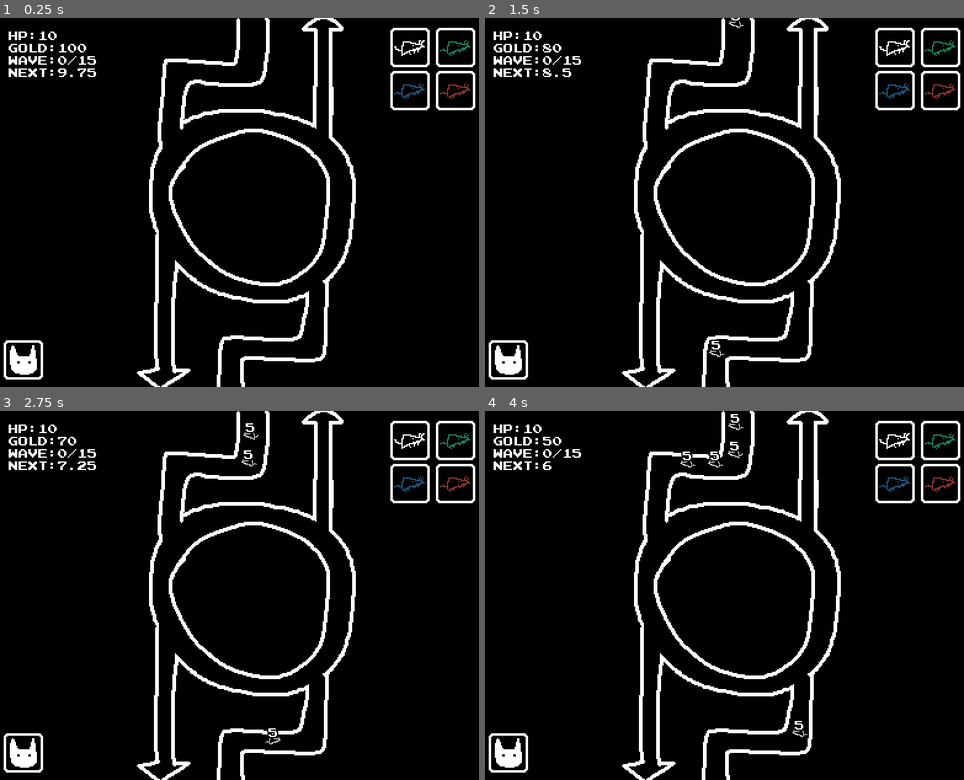
Above: before the commit, frames 1-4 (two rows, left to right).
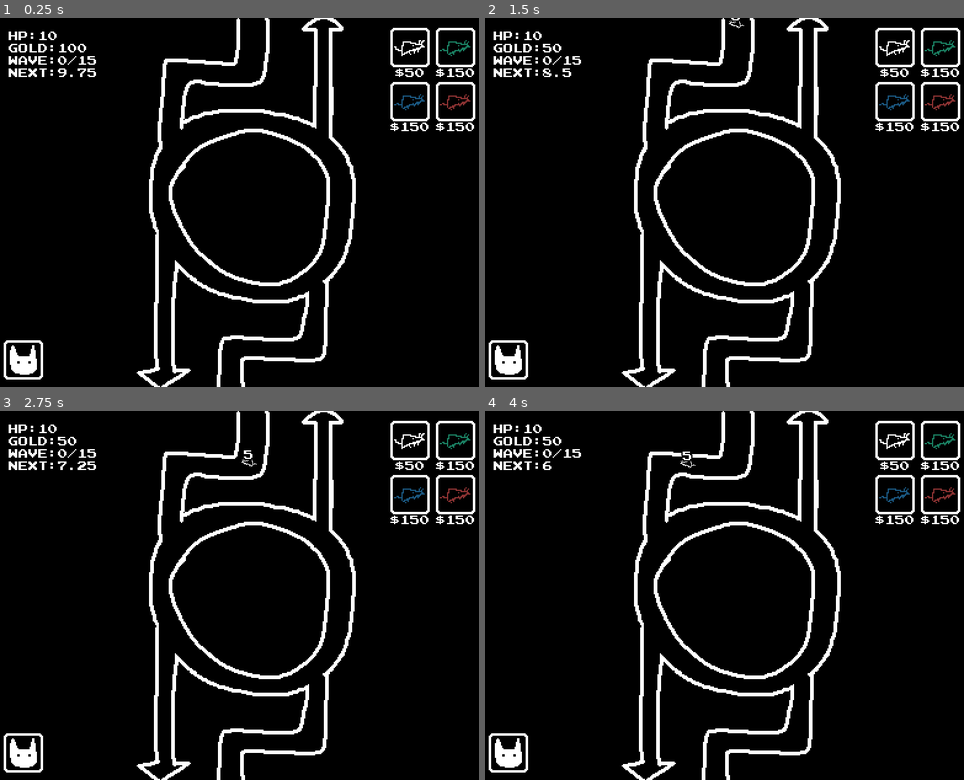
Above: after the commit, the same moments.

Repository: andymjchang/gmtk-2023
Game: Godot game, scene res://Scenes/Main.tscn
Two runs of this game, one before a commit and one after it. Both use one fixed random seed, a clock stepped at 60 frames per second and the inputs below.
Inputs (mouse positions are in pixels of both pictures, inside the frame that each line leads up to):
- Up to frame 1 (0.25 s): no input
- Up to frame 2 (1.5 s): tap Enter at 0.5 s; move the mouse to (508, 361) at 0.52 s; click (508, 361) at 0.6 s; move the mouse to (896, 47) at 1.27 s; click (896, 47) at 1.35 s
- Up to frame 3 (2.75 s): move the mouse to (455, 440) at 2.02 s; click (455, 440) at 2.1 s
- Up to frame 4 (4 s): move the mouse to (896, 484) at 2.77 s; click (896, 484) at 2.85 s; move the mouse to (940, 484) at 3.52 s; click (940, 484) at 3.6 s

The runs differ from the first frame. In frame 1, 1.0% of the frame differs, in the area x 81-100%, y 13-31%; in frame 2, 1.0%; in frame 3, 1.1%; in frame 4, 1.1%, in the area x 46-100%, y 0-89%.

Commit message:
dynamic pricing

Diff:
--- a/Objects/PlacementDetector.gd
+++ b/Objects/PlacementDetector.gd
@@ -8,7 +8,6 @@
 	if Input.is_action_just_pressed("mouse_left") and clickable:
 		clickable = false
 		emit_signal("pressed")
-		print("pressed " + str(detectorIndex))
 		$Sprite.visible = true
 		$Timer.start()
 
--- a/Objects/TestUnit.gd
+++ b/Objects/TestUnit.gd
@@ -11,6 +11,9 @@
 func _ready():
 	$Sprite2D.speed_scale = rand_range(0.8, 1.2)
 	last_position = global_position
+
+func initialize():
+	pass
 
 func _process(delta):
 	# check for death
--- a/Scenes/Main.gd
+++ b/Scenes/Main.gd
@@ -40,16 +40,19 @@
 	print(towerNode.name + "dmg + 1")
 	towerNode.bulletDmg += 1
 
-func place_unit(track):
-	if playerGold >= 10:
+func place_unit(track, p_cost):
+	if playerGold >= p_cost:
 		track.add_child(unitScene.instance())
-		playerGold -= 10
-
-func _on_PlacementDetector_pressed():
-	place_unit($Track1)
-
-func _on_PlacementDetector2_pressed():
-	place_unit($Track2)
+		playerGold -= p_cost
 
 func _on_WaveTimer_timeout():
 	new_wave()
+
+func _on_RatButton1_pressed():
+	place_unit($Track1, 50)
+func _on_RatButton2_pressed():
+	place_unit($Track1, 150)
+func _on_RatBuutton3_pressed():
+	place_unit($Track1, 150)
+func _on_RatButton4_pressed():
+	place_unit($Track1, 150)
--- a/Scenes/Main.tscn
+++ b/Scenes/Main.tscn
@@ -49,6 +49,16 @@
 texture = ExtResource( 6 )
 hframes = 4
 
+[node name="RichTextLabel" type="RichTextLabel" parent="PlacementDetectorGroup/RatButton1"]
+margin_left = -16.0
+margin_top = 16.0
+margin_right = 16.0
+margin_bottom = 39.0
+custom_fonts/normal_font = ExtResource( 8 )
+bbcode_enabled = true
+bbcode_text = "[center]$50[center]"
+text = "$50"
+
 [node name="RatButton2" parent="PlacementDetectorGroup" instance=ExtResource( 5 )]
 position = Vector2( 323, 24 )
 
@@ -57,21 +67,51 @@
 hframes = 4
 frame = 1
 
+[node name="RichTextLabel" type="RichTextLabel" parent="PlacementDetectorGroup/RatButton2"]
+margin_left = -16.0
+margin_top = 16.0
+margin_right = 16.0
+margin_bottom = 39.0
+custom_fonts/normal_font = ExtResource( 8 )
+bbcode_enabled = true
+bbcode_text = "[center]$150[center]"
+text = "$150"
+
 [node name="RatBuutton3" parent="PlacementDetectorGroup" instance=ExtResource( 5 )]
-position = Vector2( 286, 59 )
+position = Vector2( 286, 68 )
 
 [node name="PlaceholderObjectSheet" type="Sprite" parent="PlacementDetectorGroup/RatBuutton3"]
 texture = ExtResource( 6 )
 hframes = 4
 frame = 2
 
+[node name="RichTextLabel" type="RichTextLabel" parent="PlacementDetectorGroup/RatBuutton3"]
+margin_left = -16.0
+margin_top = 16.0
+margin_right = 16.0
+margin_bottom = 39.0
+custom_fonts/normal_font = ExtResource( 8 )
+bbcode_enabled = true
+bbcode_text = "[center]$150[center]"
+text = "$150"
+
 [node name="RatButton4" parent="PlacementDetectorGroup" instance=ExtResource( 5 )]
-position = Vector2( 323, 59 )
+position = Vector2( 323, 68 )
 
 [node name="PlaceholderObjectSheet" type="Sprite" parent="PlacementDetectorGroup/RatButton4"]
 texture = ExtResource( 6 )
 hframes = 4
 frame = 3
+
+[node name="RichTextLabel3" type="RichTextLabel" parent="PlacementDetectorGroup/RatButton4"]
+margin_left = -16.0
+margin_top = 16.0
+margin_right = 16.0
+margin_bottom = 39.0
+custom_fonts/normal_font = ExtResource( 8 )
+bbcode_enabled = true
+bbcode_text = "[center]$150[center]"
+text = "$150"
 
 [node name="EnemyUnits" type="Node2D" parent="."]
 
@@ -133,9 +173,8 @@
 wait_time = 10.0
 autostart = true
 
-[connection signal="pressed" from="PlacementDetectorGroup/CatButton" to="." method="_on_PlacementDetector2_pressed"]
-[connection signal="pressed" from="PlacementDetectorGroup/RatButton1" to="." method="_on_PlacementDetector_pressed"]
-[connection signal="pressed" from="PlacementDetectorGroup/RatButton2" to="." method="_on_PlacementDetector_pressed"]
-[connection signal="pressed" from="PlacementDetectorGroup/RatBuutton3" to="." method="_on_PlacementDetector_pressed"]
-[connection signal="pressed" from="PlacementDetectorGroup/RatButton4" to="." method="_on_PlacementDetector_pressed"]
+[connection signal="pressed" from="PlacementDetectorGroup/RatButton1" to="." method="_on_RatButton1_pressed"]
+[connection signal="pressed" from="PlacementDetectorGroup/RatButton2" to="." method="_on_RatButton2_pressed"]
+[connection signal="pressed" from="PlacementDetectorGroup/RatBuutton3" to="." method="_on_RatBuutton3_pressed"]
+[connection signal="pressed" from="PlacementDetectorGroup/RatButton4" to="." method="_on_RatButton4_pressed"]
 [connection signal="timeout" from="WaveTimer" to="." method="_on_WaveTimer_timeout"]
